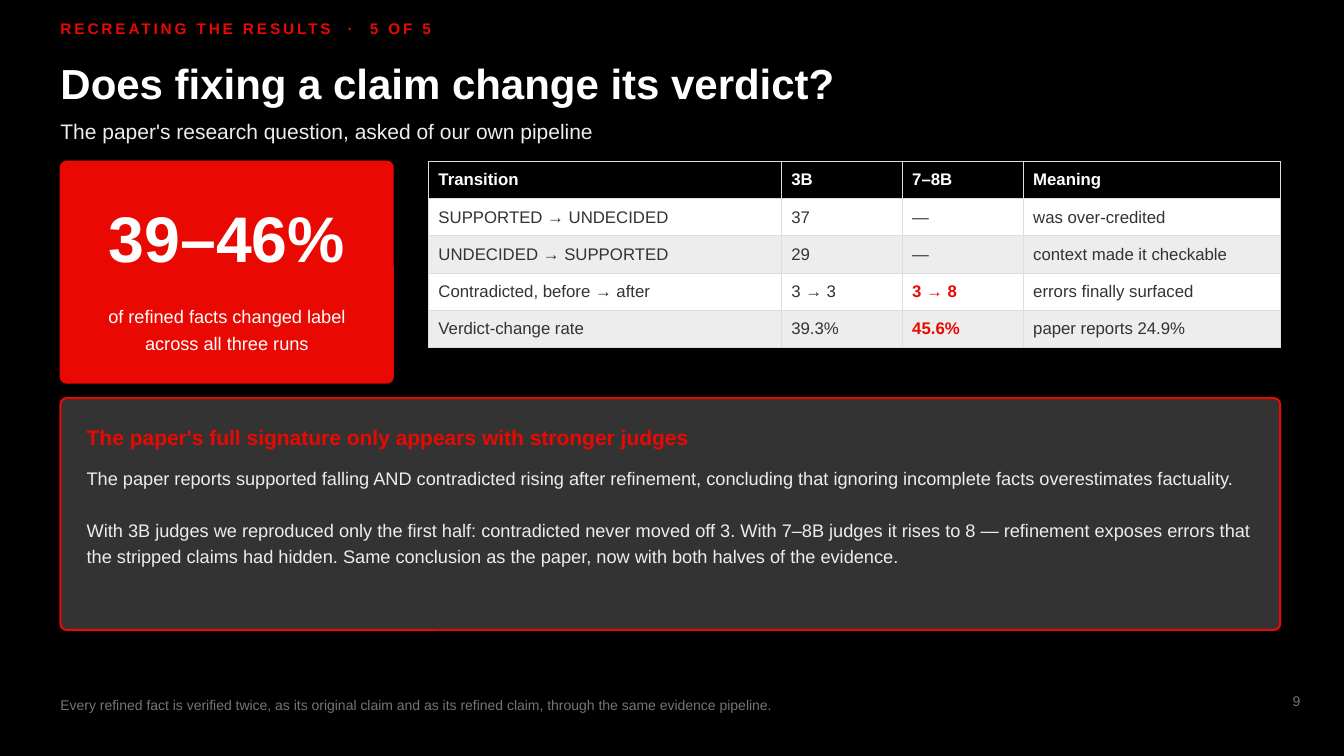
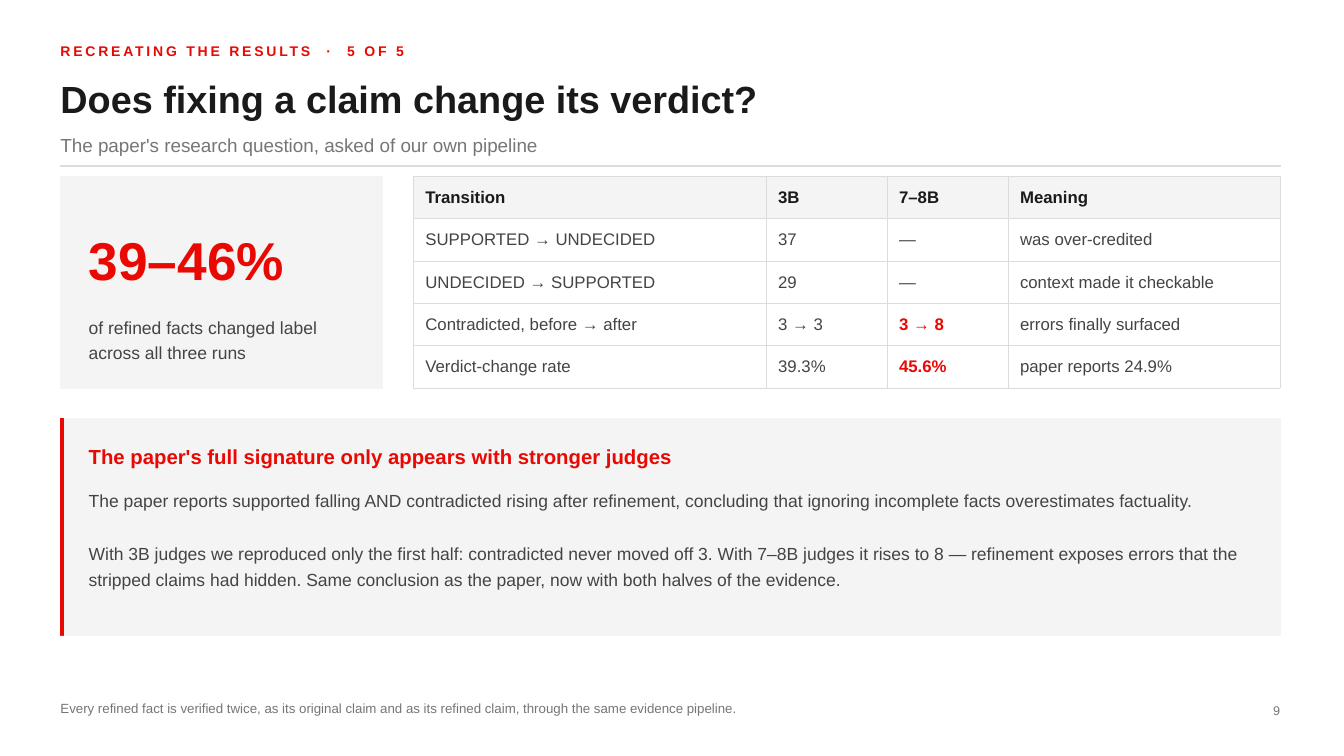
Before and after one commit to MadhavKrishna06/Verifact-Lite, a slide deck: slide 9 of presentation/VERIFACT-Lite-TTU.pptx. Drawn at 1344x756 pixels with LibreOffice and Linux fonts; fonts in the diff are those of the drawing. Boxes give left, top, right and bottom in pixels: in the first picture for what was removed or moved away, otherwise in the second. Text is boxed around its words. In the diff, an @@ line names an element or a change of style, - is before the commit and + after.

```diff
--- a/presentation/VERIFACT-Lite-TTU.pptx
+++ b/presentation/VERIFACT-Lite-TTU.pptx
@@ background #000000 to #FFFFFF @@
@@ text "RECREATING THE RESULTS · 5 ...": place and size @@
-text "RECREATING THE RESULTS · 5 ..." at [370,23,431,34]
+text "RECREATING THE RESULTS · 5 ..." at [347,46,404,56]
@@ text "RECREATING THE RESULTS · 5 ..." at [347,46,404,56]: size 11 to 10 pt @@
@@ text "Does fixing a claim change ...": place and size @@
-text "Does fixing a claim change ..." at [60,68,834,107]
+text "Does fixing a claim change ..." at [60,85,757,121]
@@ text "Does fixing a claim change ..." at [60,85,757,121]: size 30 to 27 pt, text colour #FFFFFF to #1A1A1A @@
@@ text "The paper's research question, asked ...": place and size @@
-text "The paper's research question, asked ..." at [60,123,592,143]
+text "The paper's research question, asked ..." at [60,138,538,156]
@@ text "The paper's research question, asked ..." at [60,138,538,156]: size 15 to 13.5 pt, text colour #EDEDED to #767676 @@
@@ rounded rectangle removed at [60,161,393,383] @@
@@ rectangle added at [60,165,1280,166], fill #DCDCDC, outline #DCDCDC 0.25 pt @@
@@ rectangle added at [60,176,383,388], fill #F4F4F4, outline #F4F4F4 0.75 pt @@
@@ table at [413,176,1280,380] @@
@@ fill #000000 to #F4F4F4 in row 1 @@
@@ fill #EDEDED to #FFFFFF in 8 cells @@
@@ text colour #FFFFFF to #1A1A1A in "Transition", "3B", "7–8B", "Meaning" @@
@@ text colour #333333 to #444444 in "SUPPORTED → UNDECIDED", "37", "—", "was over-credited" and 10 more places @@
@@ borders changed @@
@@ table: place and size @@
-table at [429,161,1280,342]
+table at [413,176,1280,380]
@@ text "39–46%": place and size @@
-text "39–46%" at [109,217,345,263]
+text "39–46%" at [89,243,284,281]
@@ text "39–46%" at [89,243,284,281]: size 46 to 38 pt, text colour #FFFFFF to #E90802; alignment centre to left @@
@@ text at [89,321,317,359]: text changed; size 13 to 12.5 pt; text colour #FFFFFF to #444444 @@
-of refined facts changed label
-across all three runs
+of refined facts changed label across all three runs
@@ rounded rectangle removed at [60,398,1280,630] @@
@@ rectangle added at [60,418,1280,635], fill #F4F4F4, outline #F4F4F4 0.75 pt @@
@@ rectangle added at [60,418,64,635], fill #E90802, outline #E90802 0.25 pt @@
@@ text "The paper's full signature only ...": place and size @@
-text "The paper's full signature only ..." at [87,430,689,450]
+text "The paper's full signature only ..." at [89,449,671,469]
@@ text "The paper's full signature only ..." at [89,449,671,469]: size 15 to 14.5 pt @@
@@ text "The paper reports supported falling ...": place and size @@
-text "The paper reports supported falling ..." at [87,472,1250,567]
+text "The paper reports supported falling ..." at [89,494,1237,590]
@@ text "The paper reports supported falling ..." at [89,494,1237,590]: size 13 to 12.5 pt, text colour #EDEDED to #444444; line spacing 1.2 to 1.25 @@
@@ text "Every refined fact is verified ..." at [60,703,736,716]: size 10 to 9.5 pt, text colour #757575 to #767676 @@
@@ page number: place and size @@
-page number at [1293,696,1301,706]
+page number at [1273,706,1280,715]
@@ page number at [1273,706,1280,715]: size 10 to 9 pt, text colour #757575 to #767676 @@
```
Also in this commit, not shown: 18 other slides changed, 1 other file.
